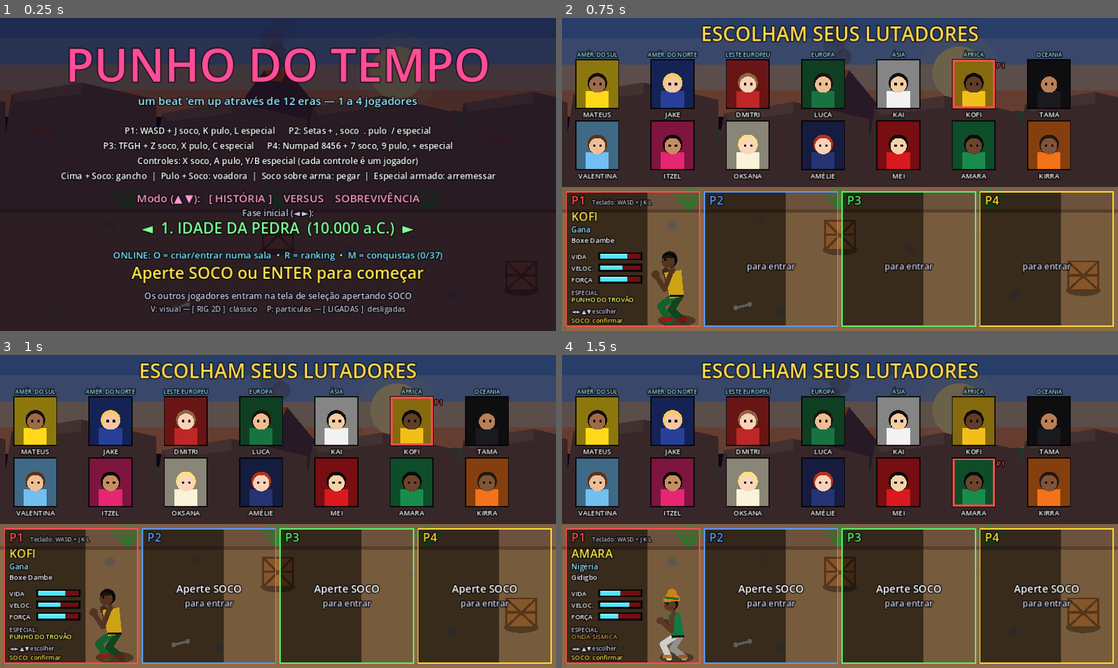
Above: before the commit, frames 1-4 (two rows, left to right).
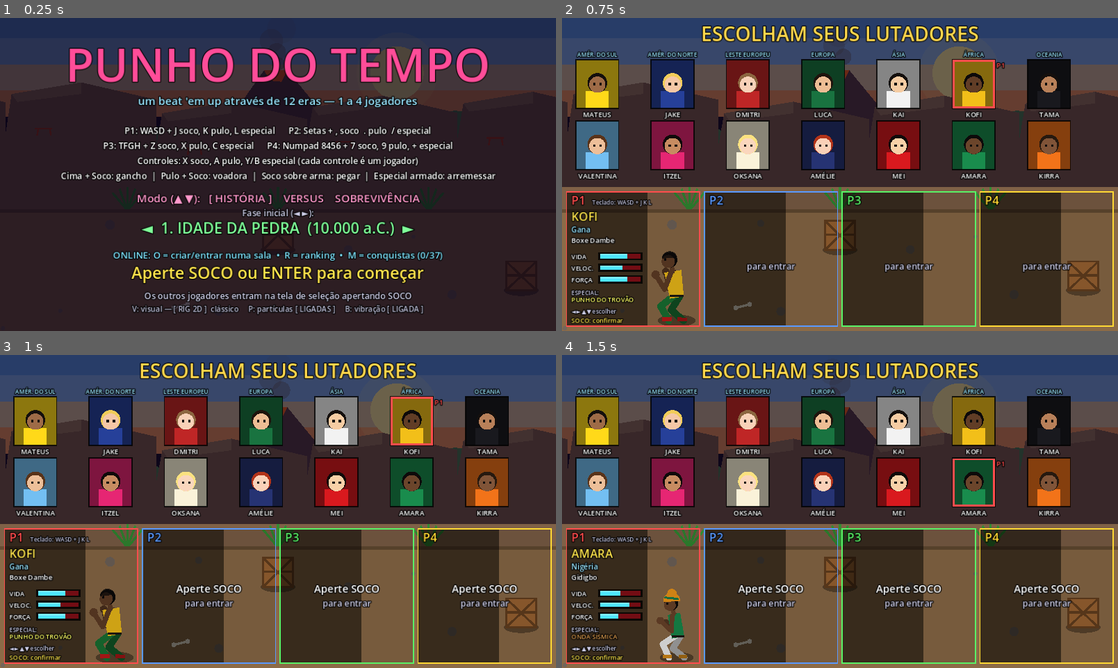
Above: after the commit, the same moments.

Repository: zugby0101/punho-do-tempo1
Game: Godot game, scene res://scenes/main.tscn
The game is run twice, just before and just after one commit, with the same random seed, the same clock (stepped at 60 frames per second) and the same inputs.
Inputs:
- Up to frame 1 (0.25 s): no input
- Up to frame 2 (0.75 s): tap Enter (start) at 0.5 s; hold D (move_right) from 0.53 s (still down); tap J (attack) at 0.6 s
- Up to frame 3 (1 s): keep holding D (move_right); tap K (jump) at 0.77 s; tap L (special) at 0.8 s
- Up to frame 4 (1.5 s): release D (move_right) at 1.28 s; hold S (move_down) from 1.28 s (still down); tap L (special) at 1.35 s

The runs differ from the first frame. In frame 1, 0.8% of the frame differs, in the area x 23-77%, y 91-95%; in frame 2, nothing differs; in frame 3, nothing differs; in frame 4, nothing differs.

Commit message:
Tremor de tela por trauma e vibração dos controles nos golpes fortes
Tremor com amplitude trauma² e ruído suave, tranco direcional nos golpes
fortes; vibração em quem bate e em quem apanha, quedas, especiais de impacto,
entrada e nocaute de chefes. Convidados online vibram o próprio controle.
B no título liga/desliga a vibração.

Co-Authored-By: Claude Opus 5.5 <noreply@anthropic.com>
Claude-Session: https://claude.ai/code/session_01F7JcMAfvqt3WyJLdoP2HiQ

Diff:
--- a/scripts/fighter.gd
+++ b/scripts/fighter.gd
@@ -141,7 +141,9 @@
 					vz = 230.0
 					height = 0.1
 					vel.x *= 0.5
-					game.shake(5.0)
+					game.shake(5.0, Vector2(0, 0.5))
+					if is_in_group("players"):
+						game.rumble(self, 0.4, 0.5, 0.15)
 					game.sfx.play("thud")
 				else:
 					vz = 0.0
--- a/scripts/hud.gd
+++ b/scripts/hud.gd
@@ -305,8 +305,8 @@
 			ftxt += " — FASE SECRETA DESBLOQUEADA (13ª na lista de fases)"
 		_center(395, ftxt, 14, Color(1, 0.85, 0.4))
 	_center(415, "ONLINE: O = criar/entrar numa sala  •  R = ranking  •  M = conquistas (%d/%d)" % [Ach.unlocked_count(), Ach.LIST.size()], 16, Color(0.5, 0.9, 1))
-	_center(507, "V: visual — %s     P: partículas — %s" % ["[ RIG 2D ]  clássico" if game.rig_mode else "rig 2D  [ CLÁSSICO ]",
-		"[ LIGADAS ]  desligadas" if game.fx_enabled else "ligadas  [ DESLIGADAS ]"], 13, Color(0.75, 0.75, 0.85))
+	_center(507, "V: visual — %s     P: partículas %s     B: vibração %s" % ["[ RIG 2D ]  clássico" if game.rig_mode else "rig 2D  [ CLÁSSICO ]",
+		"[ LIGADAS ]" if game.fx_enabled else "[ DESLIGADAS ]", "[ LIGADA ]" if game.vibration else "[ DESLIGADA ]"], 13, Color(0.75, 0.75, 0.85))
 	if gm == "survival":
 		_center(485, "Sobrevivência: ondas infinitas que ficam cada vez mais difíceis. Até onde você chega?", 15, Color(0.8, 0.8, 0.9))
 	elif vs:
--- a/scripts/main.gd
+++ b/scripts/main.gd
@@ -85,9 +85,11 @@
 var ach_page := 0
 var _v_held := false
 var _p_held := false
+var _b_held := false
 static var last_names := {}      # pid -> último nome usado
 static var rig_mode := true      # visual dos lutadores: rig 2D (true) ou desenho clássico
 static var fx_enabled := true    # partículas dos golpes (P no título)
+static var vibration := true     # vibração dos controles (B no título)
 static var settings_loaded := false
 const ONLINE_OPTIONS := [
 	["CRIAR SALA", "pelo servidor intermediário — ninguém precisa abrir portas"],
@@ -116,7 +118,10 @@
 var slowmo_usec := 0
 var cine := 0.0                # 0..1: faixas de cinema / intensidade (lido pelo HUD)
 var ko_flash := 0.0            # clarão branco do impacto final
-var shake_amt := 0.0
+var shake_amt := 0.0           # amplitude atual do tremor (px), derivada do trauma
+var trauma := 0.0              # 0..1: soma dos impactos recentes; tremor = trauma² (fortes tremem muito mais)
+var shake_kick := Vector2.ZERO # tranco da câmera na direção do golpe
+var shake_t := 0.0
 var combo_count := 0
 var combo_timer := 0.0
 var ending_page := 0
@@ -362,6 +367,16 @@
 					spawn_fx("energy", Vector2(cam_x, 470), Vector2(cam_x, 500), 1, Color(1, 0.8, 0.3))
 			elif not Input.is_physical_key_pressed(KEY_P):
 				_p_held = false
+			if Input.is_physical_key_pressed(KEY_B) and not _b_held:
+				_b_held = true
+				vibration = not vibration
+				_save_settings()
+				sfx.play("whoosh", 0.0)
+				if vibration:
+					for j in Input.get_connected_joypads():
+						Input.start_joy_vibration(j, 0.5, 0.7, 0.25)
+			elif not Input.is_physical_key_pressed(KEY_B):
+				_b_held = false
 			if Input.is_action_just_pressed("achievements"):
 				ach_page = 0
 				_set_mode("achievements")
@@ -655,9 +670,20 @@
 		if desired > cam_x:
 			cam_x = move_toward(cam_x, desired, 500.0 * delta)
 		cam_x = minf(cam_x, STAGE_LEN - HALF_W)
-	shake_amt = move_toward(shake_amt, 0.0, 40.0 * delta)
-	var off := Vector2(randf_range(-1, 1), randf_range(-1, 1)) * shake_amt
-	camera.position = Vector2(cam_x, 270.0) + off
+	camera.position = Vector2(cam_x, 270.0) + _shake_offset(delta)
+
+
+## Tremor: ruído suave (não pulos aleatórios) com amplitude trauma², mais o tranco direcional.
+func _shake_offset(delta: float) -> Vector2:
+	if not net_client:
+		trauma = maxf(0.0, trauma - 1.5 * delta)
+		shake_amt = trauma * trauma * 20.0
+	else:
+		shake_amt = move_toward(shake_amt, 0.0, 30.0 * delta)
+	shake_kick = shake_kick.lerp(Vector2.ZERO, 1.0 - exp(-12.0 * delta))
+	shake_t += delta
+	var n := Vector2(sin(shake_t * 47.0) + 0.6 * sin(shake_t * 83.0 + 1.3), sin(shake_t * 53.0 + 2.1) + 0.6 * sin(shake_t * 97.0 + 0.4)) / 1.6
+	return n * shake_amt + shake_kick
 
 
 # ---------- Câmera lenta (golpe final em chefes) ----------
@@ -862,6 +888,7 @@
 		hud.show_enemy(e)
 		sfx.play("roar", 0.0)
 		shake(12.0)
+		rumble_all(0.4, 0.6, 0.6)
 	elif kind == "boss":
 		hud.show_message("CHEFE: " + e.display_name, 2.5)
 		hud.show_enemy(e)
@@ -919,7 +946,17 @@
 func on_hit(attacker, target, atk: Dictionary) -> void:
 	var heavy: bool = atk.get("heavy", false)
 	hitstop = 0.09 if heavy else 0.05
-	shake(6.0 if heavy else 2.5)
+	# golpe forte: tremor grande com tranco na direção do golpe e vibração em quem bate e em quem apanha
+	var power := clampf(float(atk.get("dmg", 8)) / 14.0, 0.6, 1.4)
+	var hit_dir := Vector2(attacker.facing, -0.25 if atk.get("pose", "") in ["upper", "slam"] else 0.0)
+	if heavy:
+		shake(7.0 * power, hit_dir)
+		if attacker in players:
+			rumble(attacker, 0.35, 0.5 * power, 0.13)
+		if target in players:
+			rumble(target, 0.7, minf(1.0, 0.85 * power), 0.24)
+	else:
+		shake(1.6, hit_dir * 0.4)
 	var s: float = target.get("body_scale") if target.get("body_scale") != null else 1.0
 	var pos: Vector2 = target.position + Vector2(-attacker.facing * 6.0, -58.0 * s - target.height)
 	var by_player: bool = attacker in players
@@ -967,12 +1004,15 @@
 	spawn_fx("ko", e.position + Vector2(0, -50.0 * e.body_scale - e.height), e.position, -e.facing, Color(1, 0.75, 0.3) if big == 1.0 else Color(1, 0.4, 0.9), big)
 	if e.kind == "subboss":
 		hitstop = maxf(hitstop, SLOWMO_SUB.freeze)
+		shake(11.0, Vector2(-e.facing, -0.3))
+		rumble_all(0.7, 0.8, 0.4)
 		shake(10.0)
 		hud.show_message("SUB-CHEFE DERROTADO!", 2.0)
 		_play_stage_music(false)
 	elif e.kind in ["boss", "secret_boss"]:
 		hitstop = maxf(hitstop, SLOWMO_BOSS.freeze)
-		shake(14.0)
+		shake(16.0, Vector2(-e.facing, -0.3))
+		rumble_all(1.0, 1.0, 0.7)
 		hud.show_message("K.O.!", 2.5)
 		pending.clear()
 		if not versus and not survival:
@@ -990,8 +1030,10 @@
 		sfx.play("ko", 0.0)
 		hitstop = 0.3
 		shake(10.0)
+		rumble(p, 1.0, 1.0, 0.5)
 		return
 	p.lives -= 1
+	rumble(p, 0.9, 1.0, 0.45)
 	if p.lives > 0:
 		p.respawn()
 		hud.show_message("P%d: %d VIDAS" % [p.pid + 1, p.lives] if players.size() > 1 else "VIDAS: %d" % p.lives, 1.5)
@@ -1013,8 +1055,30 @@
 			hud.show_message("P%d FORA! (soco para continuar)" % (p.pid + 1), 2.0)
 
 
-func shake(amount: float) -> void:
-	shake_amt = maxf(shake_amt, amount)
+## Tremor de tela. amount ~2 (leve) .. 14 (enorme); dir dá um tranco da câmera para aquele lado.
+func shake(amount: float, dir := Vector2.ZERO) -> void:
+	trauma = minf(1.0, trauma + amount / 16.0)
+	shake_kick = (shake_kick + dir * amount * 0.9).limit_length(16.0)
+
+
+## Vibração no(s) controle(s) de um jogador: fraco = motor leve, forte = motor pesado (0..1).
+## Teclado não vibra; convidados online recebem um evento e vibram o controle deles.
+func rumble(p, weak: float, strong: float, dur: float) -> void:
+	if p == null or not ("sets" in p):
+		return
+	for s in p.sets:
+		var st := String(s)
+		if st.begins_with("j"):
+			if vibration:
+				Input.start_joy_vibration(int(st.substr(1)), clampf(weak, 0, 1), clampf(strong, 0, 1), dur)
+		elif st.begins_with("n") and Net.is_host():
+			net_events.append(["v", st, weak, strong, dur])
+
+
+func rumble_all(weak: float, strong: float, dur: float) -> void:
+	for p in players:
+		if not p.out:
+			rumble(p, weak, strong, dur)
 
 
 func spawn_spark(pos: Vector2, col: Color, size: float = 1.0) -> void:
@@ -1331,9 +1395,7 @@
 		if is_instance_valid(n) and n.has_meta("net_target"):
 			var tgt: Vector2 = n.get_meta("net_target")
 			n.position = tgt if n.position.distance_to(tgt) > 150.0 else n.position.lerp(tgt, 0.45)
-	shake_amt = move_toward(shake_amt, 0.0, 40.0 * delta)
-	var off := Vector2(randf_range(-1, 1), randf_range(-1, 1)) * shake_amt
-	camera.position = Vector2(cam_x, 270.0) + off
+	camera.position = Vector2(cam_x, 270.0) + _shake_offset(delta)
 
 
 func _fighter_fields(f) -> Array:
@@ -1377,7 +1439,7 @@
 		music_key = music.want
 	var ev := net_events
 	net_events = []
-	return [mode, mode_time, stage_idx, paused, combo_count, combo_timer, show_go, cam_x, shake_amt,
+	return [mode, mode_time, stage_idx, paused, combo_count, combo_timer, show_go, cam_x, Vector3(shake_amt, shake_kick.x, shake_kick.y),
 		round_num, round_wins, round_winner, ending_page, game_mode, slot_s,
 		hud.message, hud.message_timer, enemy_id, hud.enemy_timer, pids, music_key, ev, ents, surv_wave,
 		dialog_line, dialog_chars, _slowmo_snap()]
@@ -1421,7 +1483,10 @@
 	combo_timer = snap[5]
 	show_go = snap[6]
 	cam_x = snap[7]
-	shake_amt = maxf(shake_amt, snap[8])
+	if snap[8] is Vector3:
+		shake_amt = maxf(shake_amt, snap[8].x)
+		if Vector2(snap[8].y, snap[8].z).length() > shake_kick.length():
+			shake_kick = Vector2(snap[8].y, snap[8].z)
 	round_num = snap[9]
 	round_wins = snap[10]
 	round_winner = snap[11]
@@ -1521,6 +1586,10 @@
 		match ev[0]:
 			"s": sfx.play_exact(ev[1], float(ev[2]) if ev.size() > 2 else 1.0)
 			"k": spawn_spark(Vector2(ev[1], ev[2]), ev[3], ev[4])
+			"v":
+				if ev[1] == Net.my_set and vibration:
+					for j in Input.get_connected_joypads():
+						Input.start_joy_vibration(j, ev[2], ev[3], ev[4])
 			"x": spawn_fx(ev[1], Vector2(ev[2], ev[3]), Vector2(ev[4], ev[5]), ev[6], ev[7], ev[8])
 			"p": popup(ev[1], Vector2(ev[2], ev[3]), ev[4])
 			"a":
@@ -1789,6 +1858,7 @@
 	if cfg.load("user://settings.cfg") == OK:
 		rig_mode = cfg.get_value("visual", "rig_mode", true)
 		fx_enabled = cfg.get_value("visual", "particles", true)
+		vibration = cfg.get_value("controls", "vibration", true)
 
 
 func _save_settings() -> void:
@@ -1796,6 +1866,7 @@
 	cfg.load("user://settings.cfg")
 	cfg.set_value("visual", "rig_mode", rig_mode)
 	cfg.set_value("visual", "particles", fx_enabled)
+	cfg.set_value("controls", "vibration", vibration)
 	cfg.save("user://settings.cfg")
 
 
--- a/scripts/player.gd
+++ b/scripts/player.gd
@@ -314,7 +314,8 @@
 				attack.phase = 1.0
 				game.spawn_energy(self, "wave", 1, sp)
 				game.spawn_energy(self, "wave", -1, sp)
-				game.shake(8.0)
+				game.shake(8.0, Vector2(0, 0.6))
+				game.rumble(self, 0.5, 0.75, 0.25)
 				game.sfx.play("quake", 0.03)
 			if t >= 0.65:
 				_end_special()
@@ -345,7 +346,8 @@
 			attack.phase = 1.0
 			hit_list.clear()
 			_check_hits(_targets())
-			game.shake(10.0)
+			game.shake(10.0, Vector2(0, 0.8))
+			game.rumble(self, 0.6, 0.9, 0.22)
 			game.sfx.play("i_slam", 0.03, game.sfx.body_pitch(body_scale))
 			for k in 6:
 				var a := k * TAU / 6.0
